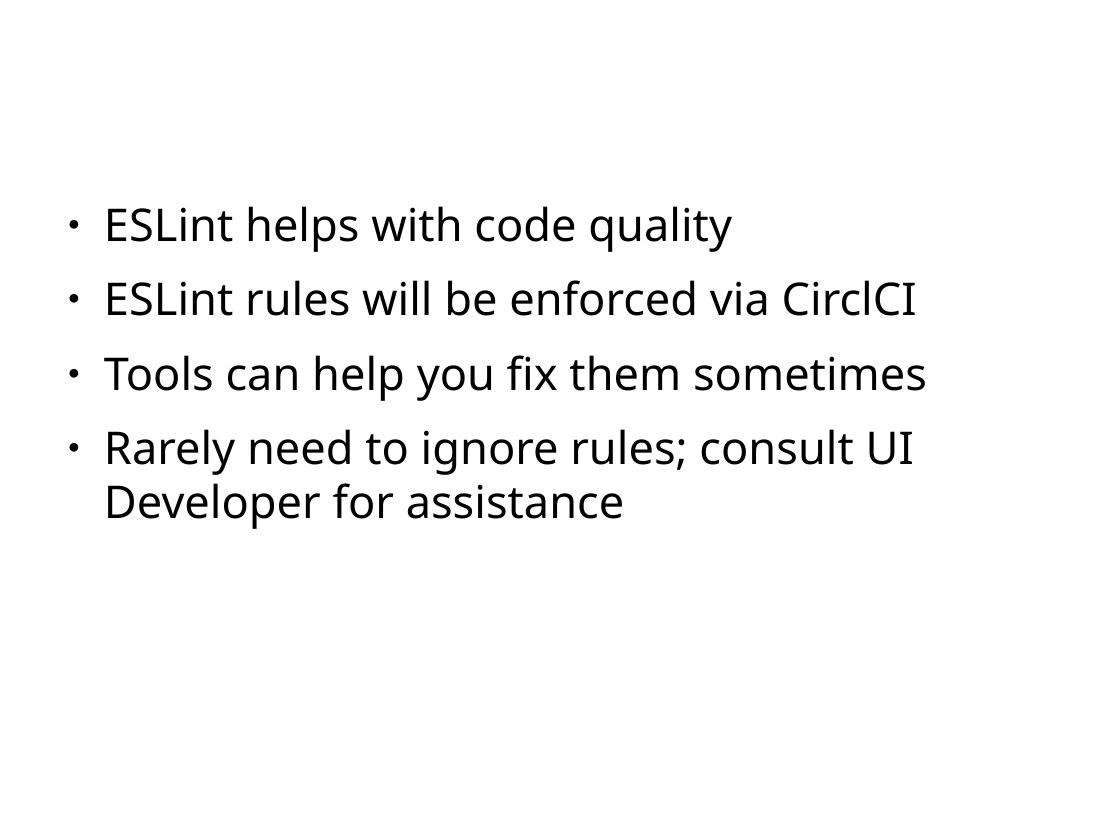
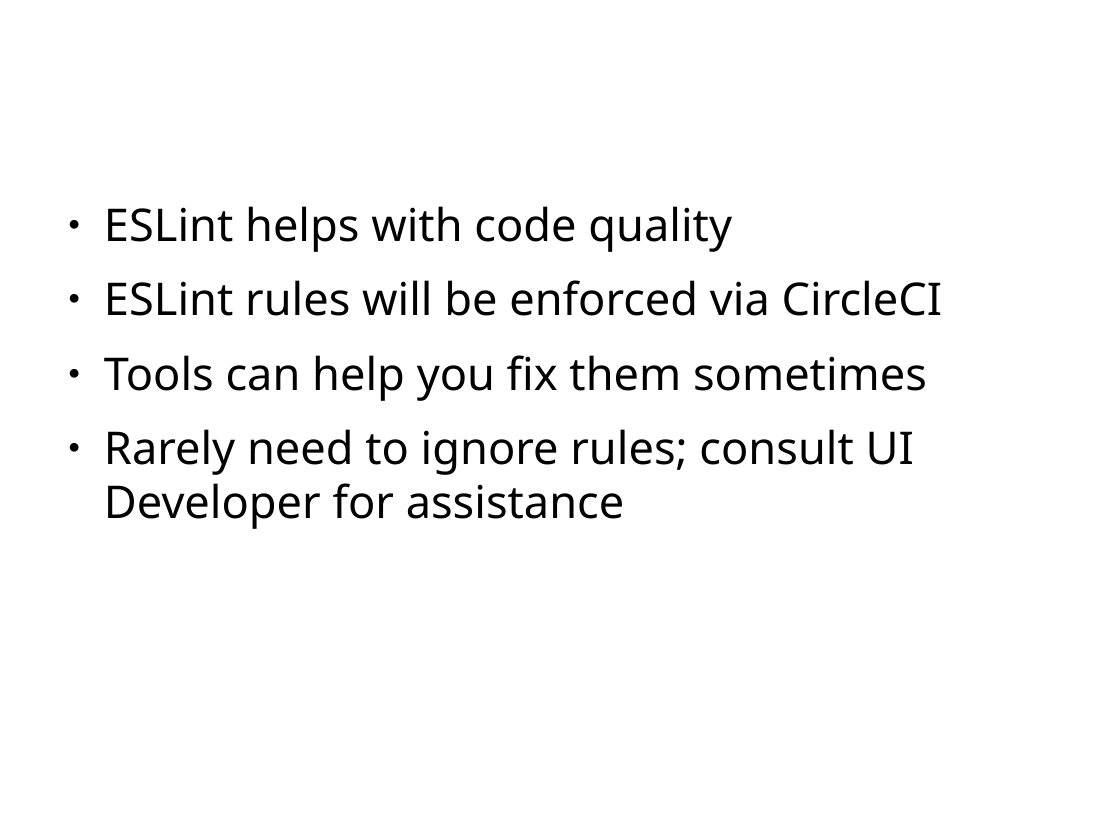
Before and after one commit to zoldello/eslint-for-beginners, a slide deck: slide 7 of eslint-talk.pptx. Drawn at 1120x840 pixels with LibreOffice and Linux fonts; fonts in the diff are those of the drawing; background and template pictures are left out. Boxes give left, top, right and bottom in pixels: in the first picture for what was removed or moved away, otherwise in the second. Text is boxed around its words. In the diff, an @@ line names an element or a change of style, - is before the commit and + after.

```diff
--- a/eslint-talk.pptx
+++ b/eslint-talk.pptx
@@ text at (104,280,943,316): text changed @@
-● ESLint rules will be enforced via CirclCI
+● ESLint rules will be enforced via CircleCI
```
Also in this commit, not shown: 6 other slides changed.
